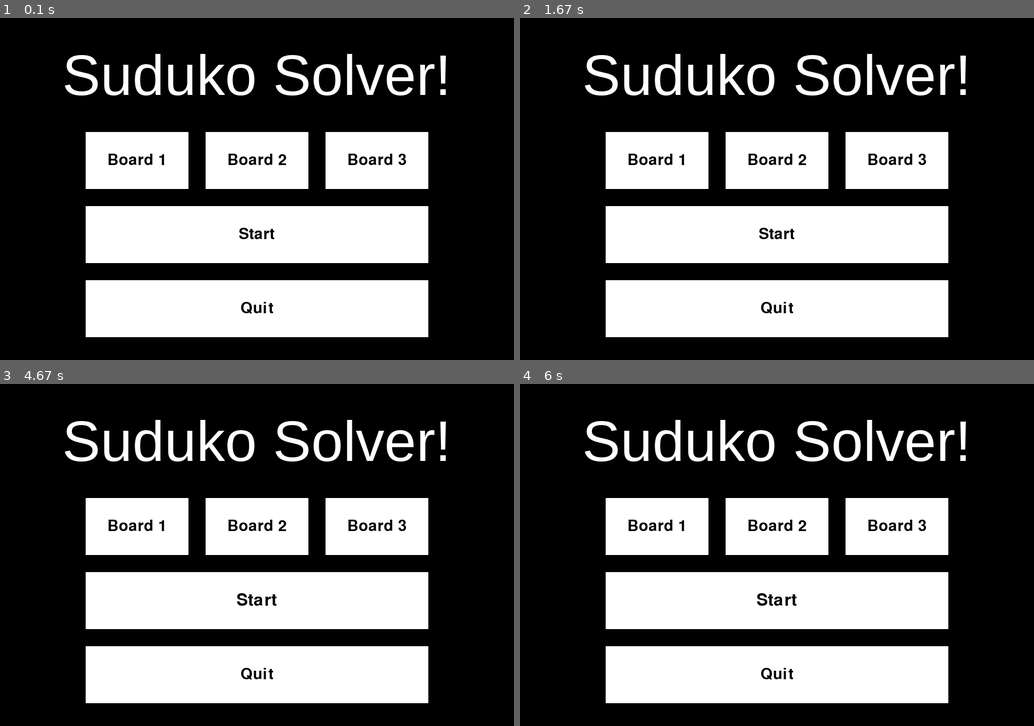
Above: before the commit, frames 1-4 (two rows, left to right).
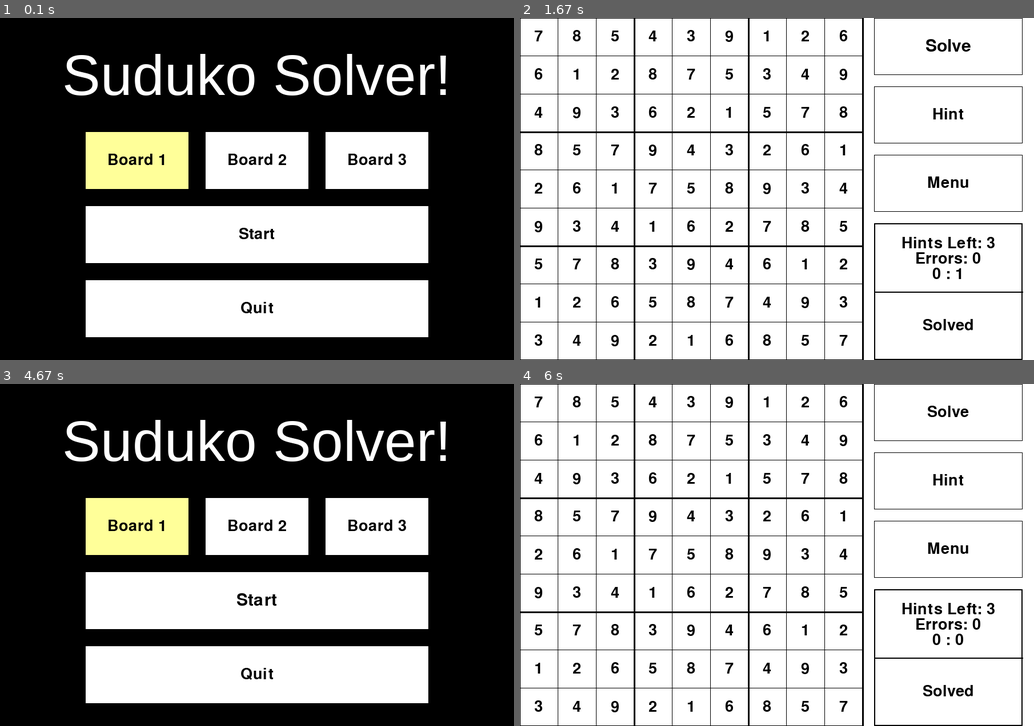
Above: after the commit, the same moments.

Repository: TedGraveson/Suduko
Game: pygame game, started from src/SudukoGUI.py
Two runs of this game, one before a commit and one after it. Both use one fixed random seed, a clock stepped at 60 frames per second and the inputs below.
Inputs (mouse positions are in pixels of both pictures, inside the frame that each line leads up to):
- Up to frame 1 (0.1 s): no input
- Up to frame 2 (1.67 s): press the mouse at (782, 209) at 0.37 s; move the mouse to (715, 202) at 0.47 s; release the mouse at (653, 192) at 0.6 s; press the mouse at (782, 209) at 0.7 s; move the mouse to (802, 154) at 0.8 s; release the mouse at (823, 100) at 0.93 s; tap 1 at 1 s; press the mouse at (946, 45) at 1.37 s; move the mouse to (931, 52) at 1.47 s; release the mouse at (910, 59) at 1.6 s
- Up to frame 3 (4.67 s): press the mouse at (426, 548) at 1.7 s; move the mouse to (431, 585) at 1.8 s; release the mouse at (436, 623) at 1.93 s; press the mouse at (257, 527) at 2.03 s; move the mouse to (282, 490) at 2.13 s; release the mouse at (313, 455) at 2.27 s; press the mouse at (257, 527) at 2.37 s; move the mouse to (236, 585) at 2.47 s; release the mouse at (215, 647) at 2.6 s; press the mouse at (375, 527) at 2.7 s; move the mouse to (308, 599) at 2.8 s; release the mouse at (236, 674) at 2.93 s; press the mouse at (257, 527) at 3.03 s; move the mouse to (251, 486) at 3.13 s; release the mouse at (251, 445) at 3.27 s; press the mouse at (257, 599) at 3.37 s; move the mouse to (262, 633) at 3.47 s; release the mouse at (262, 664) at 3.6 s; click "Hint" at 3.72 s; press the mouse at (426, 411) at 4.03 s; move the mouse to (313, 459) at 4.13 s; release the mouse at (200, 507) at 4.27 s; press the mouse at (426, 548) at 4.37 s; move the mouse to (421, 582) at 4.47 s; release the mouse at (411, 616) at 4.6 s
- Up to frame 4 (6 s): press the mouse at (946, 548) at 4.7 s; move the mouse to (920, 599) at 4.8 s; release the mouse at (890, 650) at 4.93 s; press the mouse at (777, 599) at 5.03 s; move the mouse to (843, 524) at 5.13 s; release the mouse at (910, 445) at 5.27 s; press the mouse at (946, 411) at 5.37 s; move the mouse to (823, 507) at 5.47 s; release the mouse at (699, 602) at 5.6 s

The runs differ from the first frame. In frame 1, 3.2% of the frame differs, in the area x 16-37%, y 33-50%; in frame 2, 65%; in frame 3, 3.2%; in frame 4, 65%, in the area x 0-100%, y 0-100%.

Commit message:
Cleaning up code
Commenting, some reorganizing

Diff:
--- a/PygameButton.py
+++ /dev/null
@@ -1,39 +0,0 @@
-import pygame
-
-#Button objects to be displayed to screen
-class Button():
-    def __init__(self, pos, width, height, colour, text = "", filled = 0, action = None):
-        self.pos = pos
-        self.xPos = pos[0]
-        self.yPos = pos[1]
-
-        self.width = width
-        self.height = height
-        self.colour = colour
-        self.text = text
-        self.font = pygame.font.SysFont("comicsans", 40)
-        self.filled = filled
-
-        #Function to be passed
-        self.action = action
-
-
-    def drawButton(self, screen):
-        pygame.draw.rect(screen, self.colour, (self.xPos, self.yPos, self.width, self.height), self.filled)
-        if self.text != "":
-            buttonLabel = self.font.render(self.text, True, (0,0,0))
-            xPos = (self.xPos + self.width/2)-(buttonLabel.get_width()/2)
-            yPos = (self.yPos + self.height/2) - (buttonLabel.get_height()/2)
-            screen.blit(buttonLabel, (xPos, yPos))
-
-
-
-    def mouseHover(self, pos):
-        if pos[0] > self.xPos and pos[0] < self.xPos+ self.width:
-            if pos[1] > self.yPos and pos[1] < self.yPos + self.height:
-                return True
-        return False
-
-    def click(self):
-        if self.action != None:
-            self.action()
--- /dev/null
+++ b/src/Constants.py
@@ -0,0 +1,51 @@
+#Colours
+WHITE = (255,255,255)
+BLACK = (0, 0, 0)
+RED = (255, 0, 0)
+YELLOW = (255,255,153)
+
+#Board Dimensions
+BOARD_WIDTH = 600
+BOARD_HEIGHT = 600
+SQUARE_SIZE = 600/9
+
+#Game Constants
+WINDOW_SIZE = (900, 600)
+FPS = 30
+
+board_one = [
+    [7,8,0,4,0,0,1,2,0],
+    [6,0,0,0,7,5,0,0,9],
+    [0,0,0,6,0,1,0,7,8],
+    [0,0,7,0,4,0,2,6,0],
+    [0,0,1,0,5,0,9,3,0],
+    [9,0,4,0,6,0,0,0,5],
+    [0,7,0,3,0,0,0,1,2],
+    [1,2,0,0,0,7,4,0,0],
+    [0,4,9,2,0,6,0,0,7]
+]
+board_two = [
+    [0,4,0,8,0,5,2,0,0],
+    [0,2,0,0,4,0,0,5,0],
+    [5,0,0,0,0,0,0,0,4],
+    [0,9,0,0,0,3,1,2,0],
+    [1,0,6,0,7,8,0,0,3],
+    [3,7,0,9,0,4,0,8,0],
+    [0,0,0,0,0,6,7,0,0],
+    [0,0,8,3,5,9,0,1,0],
+    [0,1,9,0,0,7,6,0,0]
+]
+
+board_three = [
+    [9,8,0,0,0,0,6,0,2],
+    [0,0,7,0,4,0,0,0,0],
+    [0,1,0,0,0,0,0,0,9],
+    [5,6,0,4,0,0,0,0,0],
+    [0,0,0,0,0,1,7,0,0],
+    [0,0,8,0,6,0,4,1,0],
+    [0,0,2,0,0,0,1,0,0],
+    [0,4,5,8,0,0,0,0,6],
+    [0,0,0,0,0,7,2,0,0]
+]
+
+SUDUKO_BOARDS = [board_one, board_two, board_three]
--- /dev/null
+++ b/src/PygameButton.py
@@ -0,0 +1,46 @@
+import pygame
+#Class for helping make interactive buttons
+
+#Button objects to be displayed to screen
+class Button():
+    def __init__(self, pos, width, height, colour, text = "", filled = 0, action = None):
+        self.pos = pos
+        self.x_pos = pos[0]
+        self.y_pos = pos[1]
+
+        self.width = width
+        self.height = height
+        self.colour = colour
+        self.text = text
+        self.font = pygame.font.SysFont("comicsans", 40)
+
+        #Rectangle drawn with filled rectangle if filled = 0, otherwise
+        #specifies the width of the outline
+        self.filled = filled
+
+        #Function to be passed
+        self.action = action
+
+    #Button drawn to the screen
+    def draw_button(self, screen):
+        pygame.draw.rect(screen, self.colour, (self.x_pos, self.y_pos, self.width, self.height), self.filled)
+        #Centers text in the rectangle
+
+        if self.text != "":
+            button_label = self.font.render(self.text, True, (0,0,0))
+            x = (self.x_pos + self.width/2)-(button_label.get_width()/2)
+            y = (self.y_pos + self.height/2) - (button_label.get_height()/2)
+            screen.blit(button_label, (x, y))
+
+
+    #Checks if mouse is colliding with the button
+    def mouseHover(self, pos):
+        if pos[0] > self.x_pos and pos[0] < self.x_pos+ self.width:
+            if pos[1] > self.y_pos and pos[1] < self.y_pos + self.height:
+                return True
+        return False
+
+    #Calls the function of the button
+    def click(self):
+        if self.action != None:
+            self.action()
--- a/SudukoGUI.py
+++ b/src/SudukoGUI.py
@@ -2,87 +2,32 @@
 from pygame.constants import MOUSEBUTTONDOWN, MOUSEMOTION
 from PygameButton import Button
 from copy import deepcopy
-
-#Colours
-WHITE = (255,255,255)
-BLACK = (0, 0, 0)
-RED = (255, 0, 0)
-YELLOW = (255,255,153)
-
-#Board Dimensions
-BOARD_WIDTH = 600
-BOARD_HEIGHT = 600
-SQUARE_SIZE = 600/9
-
-#Game Constants
-WINDOW_SIZE = (900, 600)
-FPS = 30
-board_one = [
-    [7,8,0,4,0,0,1,2,0],
-    [6,0,0,0,7,5,0,0,9],
-    [0,0,0,6,0,1,0,7,8],
-    [0,0,7,0,4,0,2,6,0],
-    [0,0,1,0,5,0,9,3,0],
-    [9,0,4,0,6,0,0,0,5],
-    [0,7,0,3,0,0,0,1,2],
-    [1,2,0,0,0,7,4,0,0],
-    [0,4,9,2,0,6,0,0,7]
-]
-board_two = [
-    [0,4,0,8,0,5,2,0,0],
-    [0,2,0,0,4,0,0,5,0],
-    [5,0,0,0,0,0,0,0,4],
-    [0,9,0,0,0,3,1,2,0],
-    [1,0,6,0,7,8,0,0,3],
-    [3,7,0,9,0,4,0,8,0],
-    [0,0,0,0,0,6,7,0,0],
-    [0,0,8,3,5,9,0,1,0],
-    [0,1,9,0,0,7,6,0,0]
-]
-
-board_three = [
-    [9,8,0,0,0,0,6,0,2],
-    [0,0,7,0,4,0,0,0,0],
-    [0,1,0,0,0,0,0,0,9],
-    [5,6,0,4,0,0,0,0,0],
-    [0,0,0,0,0,1,7,0,0],
-    [0,0,8,0,6,0,4,1,0],
-    [0,0,2,0,0,0,1,0,0],
-    [0,4,5,8,0,0,0,0,6],
-    [0,0,0,0,0,7,2,0,0]
-]
-
-board_custom = [
-    [0,0,0,0,0,0,0,0,0],
-    [0,0,0,0,0,0,0,0,0],
-    [0,0,0,0,0,0,0,0,0],
-    [0,0,0,0,0,0,0,0,0],
-    [0,0,0,0,0,0,0,0,0],
-    [0,0,0,0,0,0,0,0,0],
-    [0,0,0,0,0,0,0,0,0],
-    [0,0,0,0,0,0,0,0,0],
-    [0,0,0,0,0,0,0,0,0]
-]
-SUDUKO_BOARDS = [board_one, board_two, board_three, board_custom]
+from Constants import *
+#Running the GUI
 
 #GUI for Suduko game
 class SudukoGUI():
     def __init__(self):
         pygame.init()
         self.running = True
+        #Current board selected
         self.board = None
+        #Buttons currently displayed
         self.buttons = []
+
+        #Pygame values
         self.font =  pygame.font.SysFont("comicsans", 40)
         self.title_font = pygame.font.SysFont("helvetica", 100)
         self.screen = pygame.display.set_mode(WINDOW_SIZE)
         self.fps_limit = pygame.time.Clock()
+
+        #Game message
         self.game_status = "Not solved"
 
         #Current square being manipulated
         self.selected = None
-        self.creating = False
-
-        #Numbers not yet finalized
+
+        #Numbers not yet finalized, inputted by user
         self.sketches = dict()
 
         #Stats
@@ -90,18 +35,177 @@
         self.hints = 3
         self.clock_time = ""
 
+
+
+    def set_board(self, board_index):
+        self.board = SUDUKO_BOARDS[board_index]
+
+    def solve_board(self):
+        self.sketches = dict()
+        self.board = self.solution
+        self.selected = None
+
+    def give_hint(self):
+        if self.selected != None and self.hints > 0:
+            self.hints-=1
+            self.sketches.pop(self.selected, None)
+            self.board[self.selected[0]][self.selected[1]] = self.solution[self.selected[0]][self.selected[1]]
+            self.selected = None
+        elif self.hints == 0:
+            self.game_status = "No hints left"
+
+
+    #Draws Suduko board
+    def draw_board(self):
+        self.screen.fill(WHITE)
+        thicc = 1
+        length = 600
+        for x in range(10):
+            #Thicker lines for boxes
+            if(x%3 == 0 and x!= 0):
+                thicc = 3
+                length = 600
+            else:
+                thicc = 1
+                length = 600
+            pygame.draw.line(self.screen, BLACK,(0, x*SQUARE_SIZE), (length, x*SQUARE_SIZE),thicc)
+
+        for x in range(10):
+            if(x % 3 == 0 and x!= 0):
+                thicc = 3
+            else:
+                thicc = 1
+            pygame.draw.line(self.screen, BLACK, (x*SQUARE_SIZE, 0), (x*SQUARE_SIZE, 600), thicc)
+
+        pygame.draw.rect(self.screen, BLACK, (620, 360, 260, 240), 2)
+        pygame.draw.line(self.screen, BLACK, (620, 480), (880, 480), 2)
+
+    #Draws all numbers inside squares
+    def fill_squares(self):
+        if self.board != None:
+            for row in range(9):
+                for col in range(9):
+                    if(self.board[row][col] != 0):
+                        number = self.font.render(str(self.board[row][col]), True, BLACK)
+                        #To center numbers, top left will be middle of grid square minus
+                        #half of number with
+                        xPos = (SQUARE_SIZE*col)+ (SQUARE_SIZE/2 - number.get_width()/2)
+                        yPos = (SQUARE_SIZE *row) + (SQUARE_SIZE/2 - number.get_height()/2)
+                        self.screen.blit(number, (xPos, yPos))
+
+            #Draws numbers that are not finalized
+            for sketchedNum in self.sketches:
+                number = self.font.render(str(self.sketches[sketchedNum]), True, (128,128,128))
+                xPos = (SQUARE_SIZE* sketchedNum[1] )+ (SQUARE_SIZE/2 - number.get_width()/2)
+                yPos = (SQUARE_SIZE *sketchedNum[0]) + (SQUARE_SIZE/2 - number.get_height()/2)
+                self.screen.blit(number, (xPos, yPos))
+
+    #Draws yellow highlight over clicked square
+    def draw_selected(self):
+        if self.selected != None:
+            highlight = pygame.Surface((BOARD_WIDTH/9-1, BOARD_HEIGHT/9-1))
+            highlight.set_alpha(128)
+            highlight.fill((255,255,153))
+            xPos = (self.selected[1] * SQUARE_SIZE)+1
+            yPos = (self.selected[0] * SQUARE_SIZE)+1
+            self.screen.blit(highlight, (xPos, yPos))
+
+    #Draws all buttons to screen
+    def draw_buttons(self):
+        for btn in self.buttons:
+            btn.draw_button(self.screen)
+
+    #Updates clock to screen
+    def draw_stats(self, start_time):
+        if self.game_status != "Solved":
+            currentTime = round(time.time()-start_time)
+            seconds = currentTime % 60
+            minutes = currentTime // 60
+            self.clock_time =  str(minutes) + " : " + str(seconds)
+
+        clock = self.font.render(self.clock_time, True, BLACK)
+        xPos = (600+150)- (clock.get_width()/2)
+        yPos = (450)- (clock.get_height()/2)
+        self.screen.blit(clock, (xPos, yPos))
+
+        errors = self.font.render("Errors: " + str(self.errors), True, BLACK)
+        self.screen.blit(errors, (750-errors.get_width()/2, yPos-clock.get_height()))
+
+        hints = self.font.render("Hints Left: " + str(self.hints), True, BLACK)
+        self.screen.blit(hints, (750-hints.get_width()/2, yPos-clock.get_height()-errors.get_height()))
+
+        status = self.font.render(self.game_status, True, BLACK)
+        self.screen.blit(status, (750-status.get_width()/2, 540-status.get_height()/2))
+
+    #Changes square currently selected
+    def set_select(self, pos):
+        if(self.selected != pos and self.board[pos[0]][pos[1]] == 0):
+            self.selected = pos
+
+    #Input for a square is tried against solution, stays if correct else error is counted and
+    #square is reset
+    def try_square(self, num):
+        if self.sketches.get(self.selected) != None:
+            attempt = self.sketches.pop(self.selected)
+            #If attempt matches solution, set board position to attempt
+            if(attempt == self.solution[self.selected[0]][self.selected[1]]):
+                self.game_status = "Correct"
+                self.board[self.selected[0]][self.selected[1]] = attempt
+                self.selected = None
+            else:
+                self.game_status = "Incorrect"
+                self.errors +=1
+
+    def draw_game_screen(self, start_time):
+        self.draw_board()
+        self.fill_squares()
+        self.draw_selected()
+        self.draw_buttons()
+        self.draw_stats(start_time)
+        pygame.display.update()
+
+    #User input taken before number is checked against solution
+    def sketch_num(self, num):
+        row = self.selected[0]
+        col = self.selected[1]
+        if(self.board[row][col] == 0):
+            number = self.font.render(str(num), False, (128,128,128))
+            xPos = (SQUARE_SIZE*col)+ (SQUARE_SIZE/2 - number.get_width()/2)
+            yPos = (SQUARE_SIZE *row) + (SQUARE_SIZE/2 - number.get_height()/2)
+            self.screen.blit(number, (xPos, yPos))
+            self.sketches.update({(row, col) : num})
+
+    def clear_sketch(self):
+        self.sketches.pop(self.selected, None)
+
+    def create_board(self, board):
+        self.board = board
+
+    def stop_game(self):
+        self.running= False
+
+    #Title screen for the game
     def title_screen(self):
         self.board = None
-        board_select_y = 200
-        button_gap = 30
+        board_button_y_pos = 200
+        #Change in x position from previous board button
+        button_gap = 210
+
         self.buttons = [
-            Button((150, board_select_y), 180, 100, WHITE, "Board 1", 0, lambda: self.set_board(0)),
-            Button((150 + 180 + button_gap, board_select_y), 180, 100, WHITE, "Board 2", 0, lambda: self.set_board(1)),
-            Button((150 + (180 + button_gap) * 2, board_select_y), 180, 100, WHITE, "Board 3", 0, lambda: self.set_board(2)),
-            Button((150, 300 + button_gap), 600, 100, WHITE, "Start", 0, self.start_game),
-            Button((150, 400 + (2* button_gap)), 600, 100, WHITE, "Quit", 0, self.stop_game )
+            #Board selecting buttons
+            Button((150, board_button_y_pos), 180, 100, YELLOW, "Board 1", 0, lambda: self.set_board(0)),
+            Button((150 + button_gap, board_button_y_pos), 180, 100, WHITE, "Board 2", 0, lambda: self.set_board(1)),
+            Button((150 + button_gap * 2, board_button_y_pos), 180, 100, WHITE, "Board 3", 0, lambda: self.set_board(2)),
+
+            #Start and quit buttons
+            Button((150, 300 + 30), 600, 100, WHITE, "Start", 0, self.start_game),
+            Button((150, 400 + 2 * 30), 600, 100, WHITE, "Quit", 0, self.stop_game )
         ]
 
+        #First board is default
+        self.buttons[0].click()
+
+        #Title screen running loop
         while self.running:
             self.fps_limit.tick(FPS)
             for event in pygame.event.get():
@@ -117,6 +221,7 @@
                             btn.font= pygame.font.SysFont("comicsans", 40)
                 if event.type == MOUSEBUTTONDOWN:
                     for btn in self.buttons:
+                        #If button is clicked, perform function given to button
                         if btn.mouseHover(pos):
                             btn.click()
                             #Board selected will be highlighted yellow
@@ -127,159 +232,13 @@
                                     clicked.colour = WHITE
             self.draw_title_screen()
 
+    #Updates title screen elements
     def draw_title_screen(self):
         self.screen.fill(BLACK)
         title = self.title_font.render("Suduko Solver!", True, WHITE)
         self.screen.blit(title, (WINDOW_SIZE[0]/2-title.get_width()/2, (WINDOW_SIZE[1]/2-title.get_height()/2)-200))
         self.draw_buttons()
         pygame.display.update()
-
-    def set_board(self, board_index):
-        self.board = SUDUKO_BOARDS[board_index]
-
-    def solve_board(self):
-        self.sketches = dict()
-        self.board = self.solution
-        self.selected = None
-
-    def give_hint(self):
-        if self.selected != None and self.hints > 0:
-            self.hints-=1
-            self.sketches.pop(self.selected, None)
-            self.board[self.selected[0]][self.selected[1]] = self.solution[self.selected[0]][self.selected[1]]
-            self.selected = None
-        elif self.hints == 0:
-            self.game_status = "No hints left"
-
-
-    #Draws Suduko board
-    def draw_board(self):
-        self.screen.fill(WHITE)
-        thicc = 1
-        length = 600
-        for x in range(10):
-            #Thicker lines for boxes
-            if(x%3 == 0 and x!= 0):
-                thicc = 3
-                length = 600
-            else:
-                thicc = 1
-                length = 600
-            pygame.draw.line(self.screen, BLACK,(0, x*SQUARE_SIZE), (length, x*SQUARE_SIZE),thicc)
-
-        for x in range(10):
-            if(x % 3 == 0 and x!= 0):
-                thicc = 3
-            else:
-                thicc = 1
-            pygame.draw.line(self.screen, BLACK, (x*SQUARE_SIZE, 0), (x*SQUARE_SIZE, 600), thicc)
-
-        pygame.draw.rect(self.screen, BLACK, (620, 360, 260, 240), 2)
-        pygame.draw.line(self.screen, BLACK, (620, 480), (880, 480), 2)
-
-    #Draws all numbers inside squares
-    def fill_squares(self):
-        if self.board != None:
-            for row in range(9):
-                for col in range(9):
-                    if(self.board[row][col] != 0):
-                        number = self.font.render(str(self.board[row][col]), True, BLACK)
-                        #To center numbers, top left will be middle of grid square minus
-                        #half of number with
-                        xPos = (SQUARE_SIZE*col)+ (SQUARE_SIZE/2 - number.get_width()/2)
-                        yPos = (SQUARE_SIZE *row) + (SQUARE_SIZE/2 - number.get_height()/2)
-                        self.screen.blit(number, (xPos, yPos))
-
-            #Draws numbers that are not finalized
-            for sketchedNum in self.sketches:
-                number = self.font.render(str(self.sketches[sketchedNum]), True, (128,128,128))
-                xPos = (SQUARE_SIZE* sketchedNum[1] )+ (SQUARE_SIZE/2 - number.get_width()/2)
-                yPos = (SQUARE_SIZE *sketchedNum[0]) + (SQUARE_SIZE/2 - number.get_height()/2)
-                self.screen.blit(number, (xPos, yPos))
-
-    #Draws yellow highlight over clicked square
-    def draw_selected(self):
-        if self.selected != None:
-            highlight = pygame.Surface((BOARD_WIDTH/9-1, BOARD_HEIGHT/9-1))
-            highlight.set_alpha(128)
-            highlight.fill((255,255,153))
-            xPos = (self.selected[1] * SQUARE_SIZE)+1
-            yPos = (self.selected[0] * SQUARE_SIZE)+1
-            self.screen.blit(highlight, (xPos, yPos))
-
-    #Draws all buttons to screen
-    def draw_buttons(self):
-        for btn in self.buttons:
-            btn.drawButton(self.screen)
-
-    #Updates clock to screen
-    def draw_stats(self, start_time):
-        if self.game_status != "Solved":
-            currentTime = round(time.time()-start_time)
-            seconds = currentTime % 60
-            minutes = currentTime // 60
-            self.clock_time =  str(minutes) + " : " + str(seconds)
-
-        clock = self.font.render(self.clock_time, True, BLACK)
-        xPos = (600+150)- (clock.get_width()/2)
-        yPos = (450)- (clock.get_height()/2)
-        self.screen.blit(clock, (xPos, yPos))
-
-        errors = self.font.render("Errors: " + str(self.errors), True, BLACK)
-        self.screen.blit(errors, (750-errors.get_width()/2, yPos-clock.get_height()))
-
-        hints = self.font.render("Hints Left: " + str(self.hints), True, BLACK)
-        self.screen.blit(hints, (750-hints.get_width()/2, yPos-clock.get_height()-errors.get_height()))
-
-        status = self.font.render(self.game_status, True, BLACK)
-        self.screen.blit(status, (750-status.get_width()/2, 540-status.get_height()/2))
-
-    #Changes square currently selected
-    def set_select(self, pos):
-        if(self.selected != pos and self.board[pos[0]][pos[1]] == 0):
-            self.selected = pos
-
-    #Input for a square is tried against solution, stays if correct else error is counted and
-    #square is reset
-    def try_square(self, num):
-        if self.sketches.get(self.selected) != None:
-            attempt = self.sketches.pop(self.selected)
-            #If attempt matches solution, set board position to attempt
-            if(attempt == self.solution[self.selected[0]][self.selected[1]]):
-                self.game_status = "Correct"
-                self.board[self.selected[0]][self.selected[1]] = attempt
-                self.selected = None
-            else:
-                self.game_status = "Incorrect"
-                self.errors +=1
-
-    def draw_game_screen(self, start_time):
-        self.draw_board()
-        self.fill_squares()
-        self.draw_selected()
-        self.draw_buttons()
-        self.draw_stats(start_time)
-        pygame.display.update()
-
-    #User input taken before number is checked against solution
-    def sketch_num(self, num):
-        row = self.selected[0]
-        col = self.selected[1]
-        if(self.board[row][col] == 0):
-            number = self.font.render(str(num), False, (128,128,128))
-            xPos = (SQUARE_SIZE*col)+ (SQUARE_SIZE/2 - number.get_width()/2)
-            yPos = (SQUARE_SIZE *row) + (SQUARE_SIZE/2 - number.get_height()/2)
-            self.screen.blit(number, (xPos, yPos))
-            self.sketches.update({(row, col) : num})
-
-    def clear_sketch(self):
-        self.sketches.pop(self.selected, None)
-
-    def create_board(self, board):
-        self.board = board
-
-    def stop_game(self):
-        self.running= False
 
     def start_game(self):
         #Board must be selected
--- a/SudukoSolver.py
+++ b/src/SudukoSolver.py
@@ -1,4 +1,6 @@
-#Checks if a move is valid
+#This file contains methods to create solutions for valid Suduko puzzles passed as 2-D arrays
+
+#Checks if a move is valid (no other instance of 'num' in respective row, column, and box)
 def check_move(board, pos, num):
     row = pos[0]
     col = pos[1]
@@ -15,13 +17,17 @@
             return False
 
     #Check box
+
+    #First row and column of 3x3 box that contains the position to be checked
     start_row = (row // 3 ) * 3
     start_col = (col // 3) *3
+
     for x in range(start_row, start_row+3):
         for y in range(start_col, start_col+3):
             if board[x][y] == num:
                 return False
 
+    #Move is valid since 'num' was unique
     return True
 
 #Find next 0 in board
@@ -31,8 +37,11 @@
             if board[row][col] == 0:
                 return row, col
     return None
+
 #Solves the board using backtracking algorithm
 def solve_board(board):
+
+    #Position for square being changed
     grid_square = next_blank(board)
 
     #Base case, board is solved
@@ -40,15 +49,19 @@
         return True
 
     else:
-        #Try every number from 1-9
+        #Try a number from 1-9
         for num in range(1,10):
-            #If valid move, try this path to a solution
+            #Check if number is valid in that square
             if check_move(board, grid_square, num):
+                #Change board to reflect this, and follow this decicision to a potential solution
                 board[grid_square[0]][grid_square[1]] = num
-                #All branches return true in a valid solution
-                if(solve_board(board)):
+
+                #Next empty spot tried with a number between 1-9
+                if solve_board(board):
                     return True
-                #Else reset squares for another path
+
+                #Spot reset if board cannot be fully solved with number in this spot
                 board[grid_square[0]][grid_square[1]] = 0
-        #No solutions possible in current state
+
+        #No solutions possible in current state, try another number in last call
         return False
